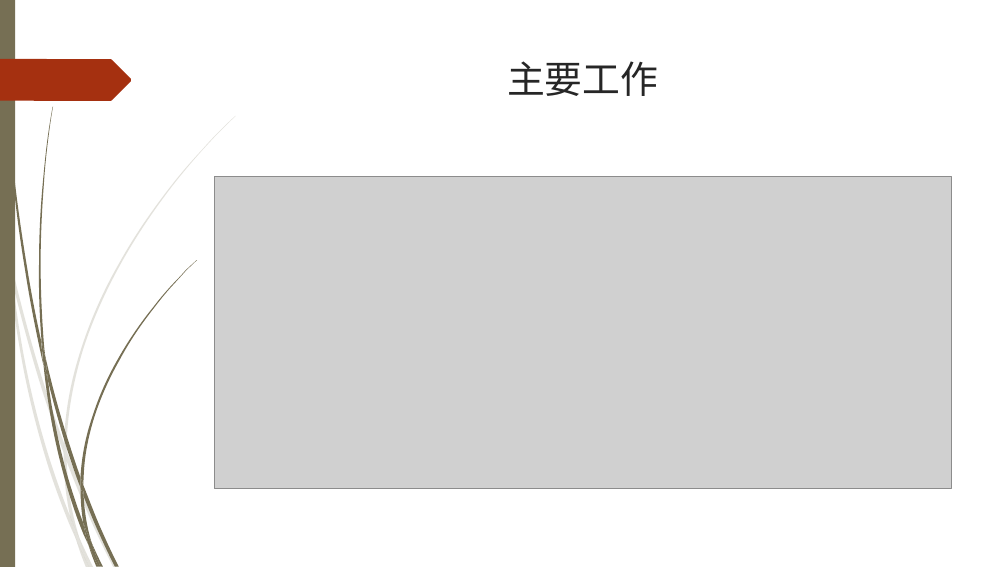
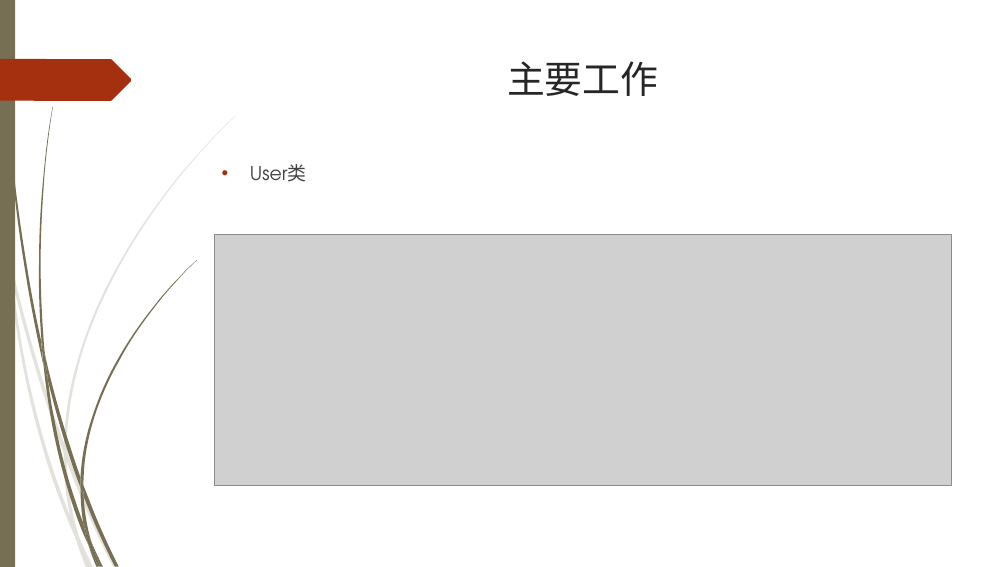
Before and after one commit to wyntau/meblog, a slide deck: slide 5 of doc/博客系统.ppt (slide 4 before the commit). Drawn at 1008x567 pixels with LibreOffice and Linux fonts; fonts in the diff are those of the drawing; grey boxes stand for pictures; background and template pictures are left out. Boxes give left, top, right and bottom in pixels: in the first picture for what was removed or moved away, otherwise in the second. Text is boxed around its words. In the diff, an @@ line names an element or a change of style, - is before the commit and + after.

```diff
--- a/doc/博客系统.ppt
+++ b/doc/博客系统.ppt
@@ text added at (250,164,307,182), 18 pt, text #404040 @@
+• User类
@@ picture: place and size @@
-picture at (214,176,951,488)
+picture at (214,234,951,485)
```
Also in this commit, not shown: 1 other slide changed, 8 slides added.
